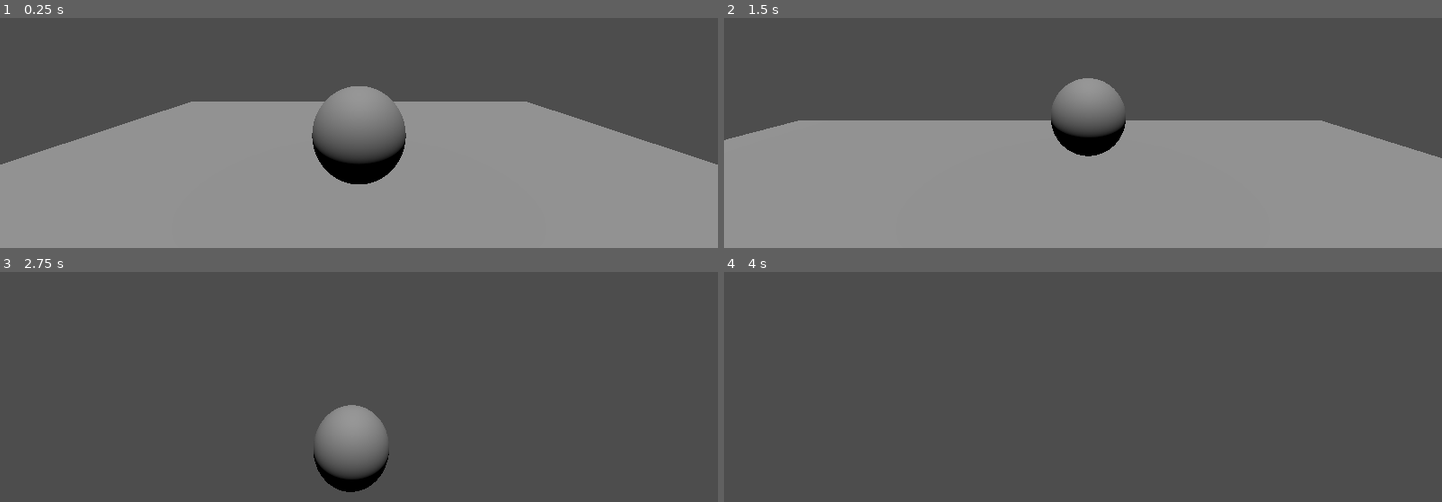
Above: before the commit, frames 1-4 (two rows, left to right).
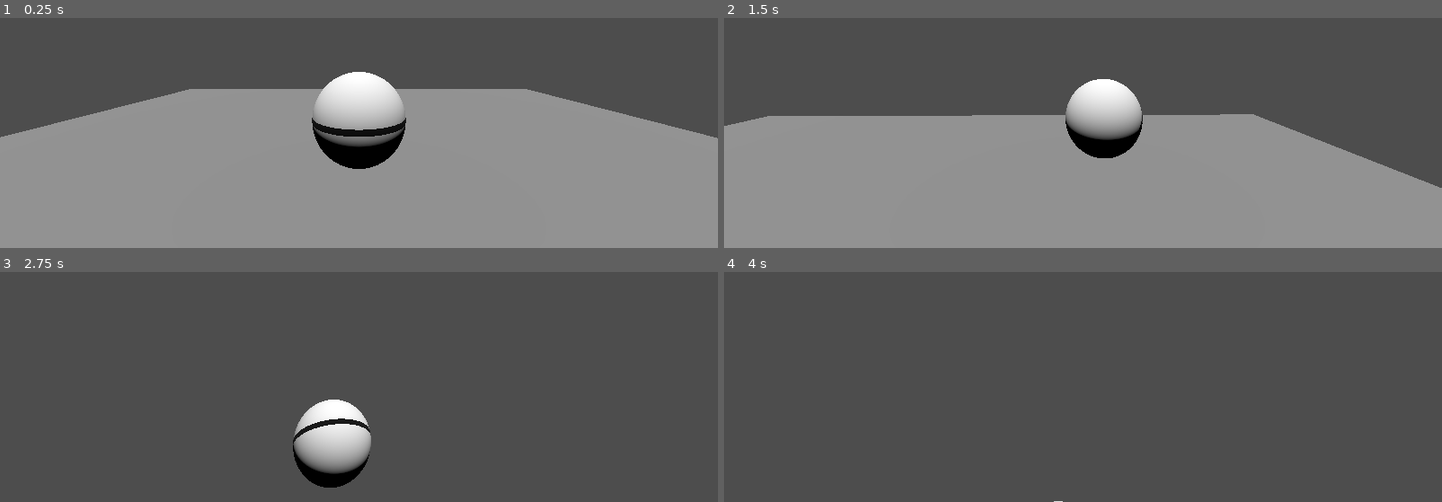
Above: after the commit, the same moments.

Repository: Samprisho/Wild-Jam-2025
Game: Godot game, scene res://scenes/map.tscn
The game is run twice, just before and just after one commit, with the same random seed, the same clock (stepped at 60 frames per second) and the same inputs.
Inputs (mouse positions are in pixels of both pictures, inside the frame that each line leads up to):
- Up to frame 1 (0.25 s): no input
- Up to frame 2 (1.5 s): move the mouse to (1118, 45) at 0.52 s; hold W (Forward) from 0.53 s (still down); move the mouse to (1047, 47) at 1.27 s
- Up to frame 3 (2.75 s): keep holding W (Forward); move the mouse to (373, 292) at 2.02 s
- Up to frame 4 (4 s): keep holding W (Forward); move the mouse to (1075, 306) at 2.77 s; move the mouse to (1133, 304) at 3.52 s

The runs differ from the first frame. In frame 1, 11% of the frame differs, in the area x 0-100%, y 23-73%; in frame 2, 6.9%; in frame 3, 3.6%; in frame 4, less than 0.1%.

Commit message:
Better cam controls, added basic shader to ball to indicate direction, made basic obstacle in the map, and created physical materials for ball and course

Diff:
--- a/project.godot
+++ b/project.godot
@@ -20,7 +20,8 @@
 folder_colors={
 "res://resources/": "orange",
 "res://scenes/": "yellow",
-"res://scripts/": "red"
+"res://scripts/": "red",
+"res://shaders/": "teal"
 }
 
 [input]
@@ -45,3 +46,8 @@
 "events": [Object(InputEventKey,"resource_local_to_scene":false,"resource_name":"","device":-1,"window_id":0,"alt_press …(191 unchanged characters)…
 ]
 }
+"Ability 1"={
+"deadzone": 0.2,
+"events": [Object(InputEventKey,"resource_local_to_scene":false,"resource_name":"","device":-1,"window_id":0,"alt_pressed":false,"shift_pressed":false,"ctrl_pressed":false,"meta_pressed":false,"pressed":false,"keycode":0,"physical_keycode":4194325,"key_label":0,"unicode":0,"location":0,"echo":false,"script":null)
+]
+}
--- /dev/null
+++ b/resources/Physical Mats/ball_phys_mat.tres
@@ -0,0 +1,5 @@
+[gd_resource type="PhysicsMaterial" format=3 uid="uid://c2dv2e71crjey"]
+
+[resource]
+rough = true
+absorbent = true
--- /dev/null
+++ b/resources/Physical Mats/grass_phys_mat.tres
@@ -0,0 +1,5 @@
+[gd_resource type="PhysicsMaterial" format=3 uid="uid://jsnkm0bavc12"]
+
+[resource]
+rough = true
+absorbent = true
--- a/resources/mouse_sensivity_curve.tres
+++ b/resources/mouse_sensivity_curve.tres
@@ -2,6 +2,6 @@
 
 [resource]
 _limits = [0.0, 1.0, 0.0, 3000.0]
-_data = [Vector2(0, 0), 0.0, 0.0, 0, 0, Vector2(3000, 1), 0.000466667, 0.0, 0, 0]
+_data = [Vector2(0, 0), 0.0, 0.000333815, 0, 0, Vector2(3000, 1), 0.000267058, 0.0, 0, 0]
 point_count = 2
 metadata/_snap_enabled = true
--- a/scenes/map.tscn
+++ b/scenes/map.tscn
@@ -1,31 +1,14 @@
-[gd_scene load_steps=5 format=3 uid="uid://bfchyqkgye64x"]
+[gd_scene load_steps=4 format=3 uid="uid://bfchyqkgye64x"]
 
 [ext_resource type="PackedScene" uid="uid://cdcgi4ad58ak5" path="res://scenes/the_ball.tscn" id="1_4xfga"]
-
-[sub_resource type="BoxShape3D" id="BoxShape3D_hrmi8"]
-size = Vector3(10, 1, 10)
-
-[sub_resource type="BoxMesh" id="BoxMesh_4xfga"]
 
 [sub_resource type="PhysicsMaterial" id="PhysicsMaterial_4xfga"]
 rough = true
 
+[sub_resource type="PrismMesh" id="PrismMesh_4xfga"]
+left_to_right = 1.0
+
 [node name="Node3D" type="Node3D"]
-
-[node name="StaticBody3D" type="StaticBody3D" parent="."]
-transform = Transform3D(1, 0, 0, 0, 1, 0, 0, 0, 1, 0, -0.5, 0)
-
-[node name="CollisionShape3D" type="CollisionShape3D" parent="StaticBody3D"]
-shape = SubResource("BoxShape3D_hrmi8")
-
-[node name="MeshInstance3D" type="MeshInstance3D" parent="StaticBody3D"]
-transform = Transform3D(10, 0, 0, 0, 1, 0, 0, 0, 10, 0, 0, 0)
-mesh = SubResource("BoxMesh_4xfga")
-
-[node name="RigidBody3D" parent="StaticBody3D" instance=ExtResource("1_4xfga")]
-transform = Transform3D(1, 0, 0, 0, 1, 0, 0, 0, 1, 0, 1.5, 0)
-mass = 5.579
-physics_material_override = SubResource("PhysicsMaterial_4xfga")
 
 [node name="DirectionalLight3D" type="DirectionalLight3D" parent="."]
 transform = Transform3D(1, 0, 0, 0, 0.258819, 0.965926, 0, -0.965926, 0.258819, 0, 4, 0)
@@ -35,3 +18,23 @@
 size = 10.32
 near = 0.02
 far = 4042.0
+
+[node name="RigidBody3D" parent="." instance=ExtResource("1_4xfga")]
+transform = Transform3D(1, 0, 0, 0, 1, 0, 0, 0, 1, 0, 1, 0)
+mass = 5.579
+physics_material_override = SubResource("PhysicsMaterial_4xfga")
+
+[node name="CSGCombiner3D" type="CSGCombiner3D" parent="."]
+transform = Transform3D(1, 0, 0, 0, 1, 0, 0, 0, 1, -0.0212145, -0.0101702, -0.00314999)
+use_collision = true
+
+[node name="CSGBox3D" type="CSGBox3D" parent="CSGCombiner3D"]
+transform = Transform3D(1, 0, 0, 0, 1, 0, 0, 0, 1, 0, 0, 4)
+size = Vector3(10, 2, 2)
+
+[node name="CSGBox3D2" type="CSGBox3D" parent="CSGCombiner3D"]
+size = Vector3(10, 1, 10)
+
+[node name="CSGMesh3D" type="CSGMesh3D" parent="CSGCombiner3D"]
+transform = Transform3D(-8.74228e-08, 0, -3, 0, 1, 0, 2, 0, -1.31134e-07, -3.5, 0.5, 2)
+mesh = SubResource("PrismMesh_4xfga")
--- a/scenes/the_ball.tscn
+++ b/scenes/the_ball.tscn
@@ -1,16 +1,24 @@
-[gd_scene load_steps=7 format=3 uid="uid://cdcgi4ad58ak5"]
+[gd_scene load_steps=10 format=3 uid="uid://cdcgi4ad58ak5"]
 
 [ext_resource type="Script" uid="uid://hggsm40askbl" path="res://scripts/ball.gd" id="1_facm7"]
+[ext_resource type="PhysicsMaterial" uid="uid://c2dv2e71crjey" path="res://resources/Physical Mats/ball_phys_mat.tres" id="1_r2clb"]
 [ext_resource type="Script" uid="uid://c7k7vfltkeghr" path="res://scripts/camera.gd" id="2_qdjfq"]
+[ext_resource type="Shader" uid="uid://bq7cbjqgwnbmk" path="res://shaders/ball.gdshader" id="3_7ju6s"]
 [ext_resource type="Curve" uid="uid://c400ftwepd50k" path="res://resources/mouse_sensivity_curve.tres" id="3_pwhwf"]
 
 [sub_resource type="SphereShape3D" id="SphereShape3D_5ubf0"]
 
+[sub_resource type="ShaderMaterial" id="ShaderMaterial_ds8po"]
+render_priority = 0
+shader = ExtResource("3_7ju6s")
+
 [sub_resource type="SphereMesh" id="SphereMesh_facm7"]
+material = SubResource("ShaderMaterial_ds8po")
 
 [sub_resource type="SphereShape3D" id="SphereShape3D_facm7"]
 
 [node name="RigidBody3D" type="RigidBody3D" node_paths=PackedStringArray("springArm")]
+physics_material_override = ExtResource("1_r2clb")
 script = ExtResource("1_facm7")
 springArm = NodePath("SpringArm3D/Camera3D")
 
@@ -23,7 +31,7 @@
 [node name="SpringArm3D" type="SpringArm3D" parent="."]
 transform = Transform3D(1, 0, 0, 0, 0.950516, 0.310676, 0, -0.310676, 0.950516, 0, 0, 0)
 top_level = true
-collision_mask = 8
+collision_mask = 0
 shape = SubResource("SphereShape3D_facm7")
 spring_length = 3.0
 
--- a/scripts/camera.gd
+++ b/scripts/camera.gd
@@ -10,15 +10,21 @@
 @export var targetNode: Node3D
 
 ## Controls how sensitive mouse motion is
-@export var mouseSensitivity: float = 10
+@export var mouseSensitivity: float = 35
 @export var sensitivityCurve: Curve
 @export var followSpeed: float = 7
+@export var rotSpeed: float = 15
+
+var targetRot: Vector3 = Vector3()
 
 func _ready() -> void:
 	Input.mouse_mode = Input.MOUSE_MODE_CAPTURED
+	targetRot = springArm.global_rotation
 
 func _input(event: InputEvent) -> void:
 	if event is InputEventMouseMotion:
+		var currRot = springArm.global_rotation
+
 		var mouseMotion: InputEventMouseMotion = event
 		var velocity = mouseMotion.velocity * -1
 
@@ -28,6 +34,8 @@
 		) * sign(velocity))
 
 		springArm.global_rotate(Vector3.UP, result.x)
+		targetRot = springArm.global_rotation
+		springArm.global_rotation = currRot
 
 func _process(delta: float) -> void:
 	springArm.global_position = lerp(
@@ -35,3 +43,8 @@
 		targetNode.global_position,
 		delta * followSpeed
 	)
+	springArm.global_rotation = Vector3(
+			lerp_angle(springArm.global_rotation.x, targetRot.x, delta * rotSpeed),
+			lerp_angle(springArm.global_rotation.y, targetRot.y, delta * rotSpeed),
+			lerp_angle(springArm.global_rotation.z, targetRot.z, delta * rotSpeed)
+		)
--- /dev/null
+++ b/shaders/ball.gdshader
@@ -0,0 +1,26 @@
+shader_type spatial;
+
+const float stripWidth = 0.48;
+const float offset = 0.f;
+
+void vertex() {
+	// Called for every vertex the material is visible on.
+}
+
+void fragment() {
+	float wave = sin(TIME) * 5.f;
+	float width = stripWidth;
+
+	float stripUp = step(width, 1.f - UV.y +  + offset);
+	float stripDown = step(width, UV.y +  + offset);
+
+	ALBEDO = vec3(
+		1.f - (stripUp * stripDown)
+	);
+
+}
+
+//void light() {
+//	// Called for every pixel for every light affecting the material.
+//	// Uncomment to replace the default light processing function with this one.
+//}
Not shown, added: shaders/ball.gdshader.uid
